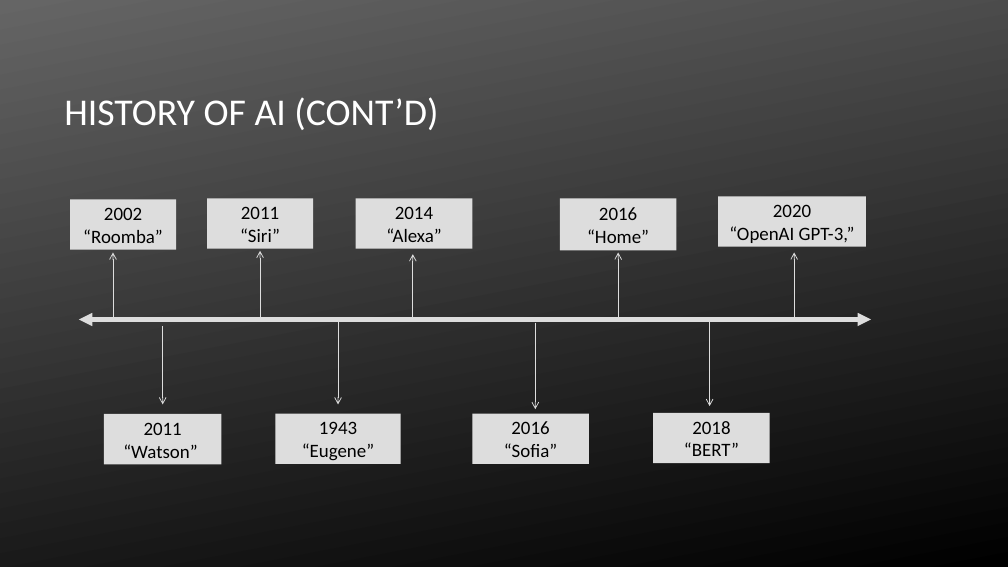
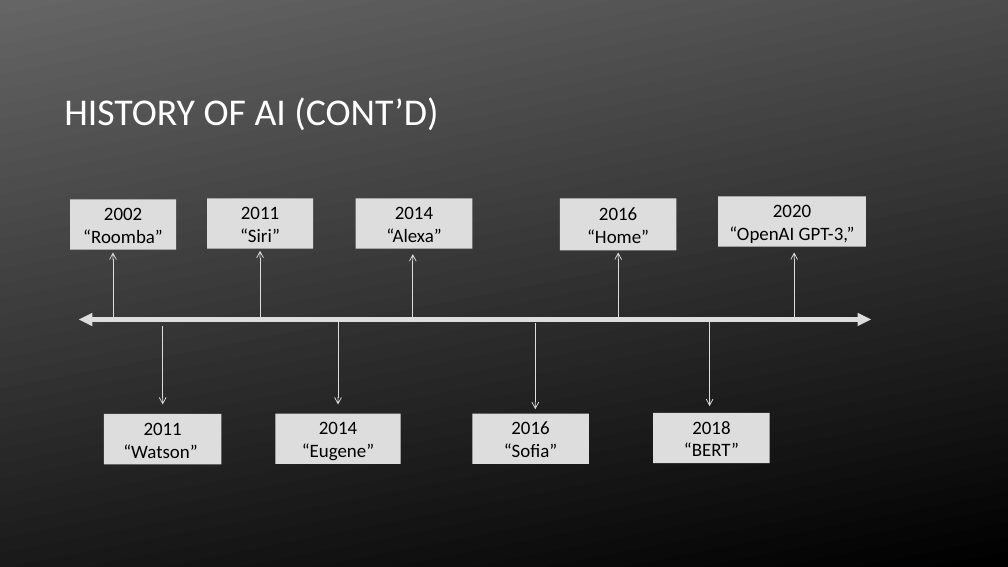
Before and after one commit to HishamAbulfeilat/Hisham-19110095-AI, a slide deck: slide 4 of AI.pptx. Drawn at 1008x567 pixels with LibreOffice and Linux fonts; fonts in the diff are those of the drawing; background and template pictures are left out. Boxes give left, top, right and bottom in pixels: in the first picture for what was removed or moved away, otherwise in the second. Text is boxed around its words. In the diff, an @@ line names an element or a change of style, - is before the commit and + after.

Commit message:
History of AI

```diff
--- a/AI.pptx
+++ b/AI.pptx
@@ text in rectangle at box(319, 421, 357, 434): text changed @@
-1943
+2014
```
